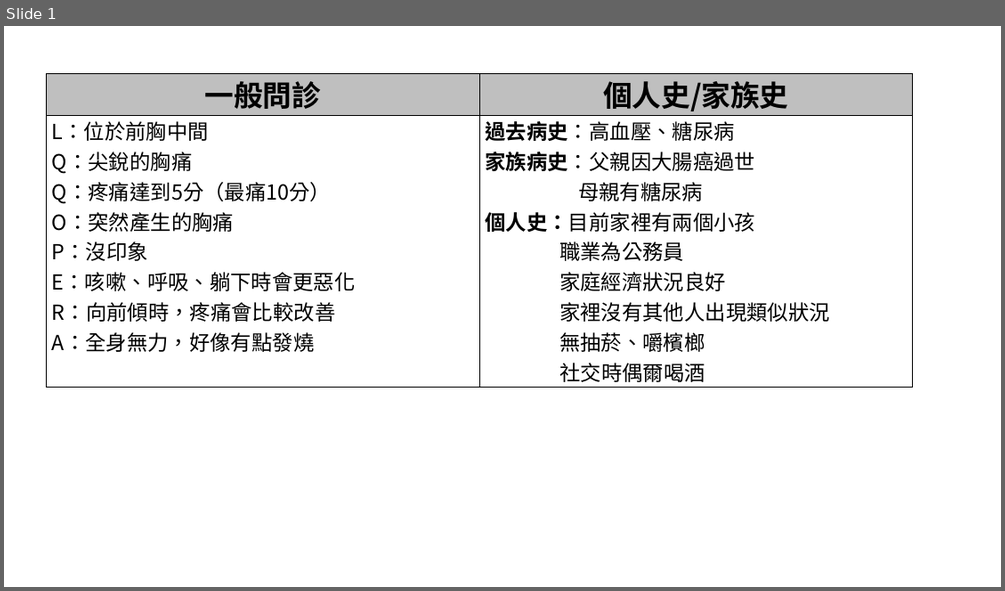
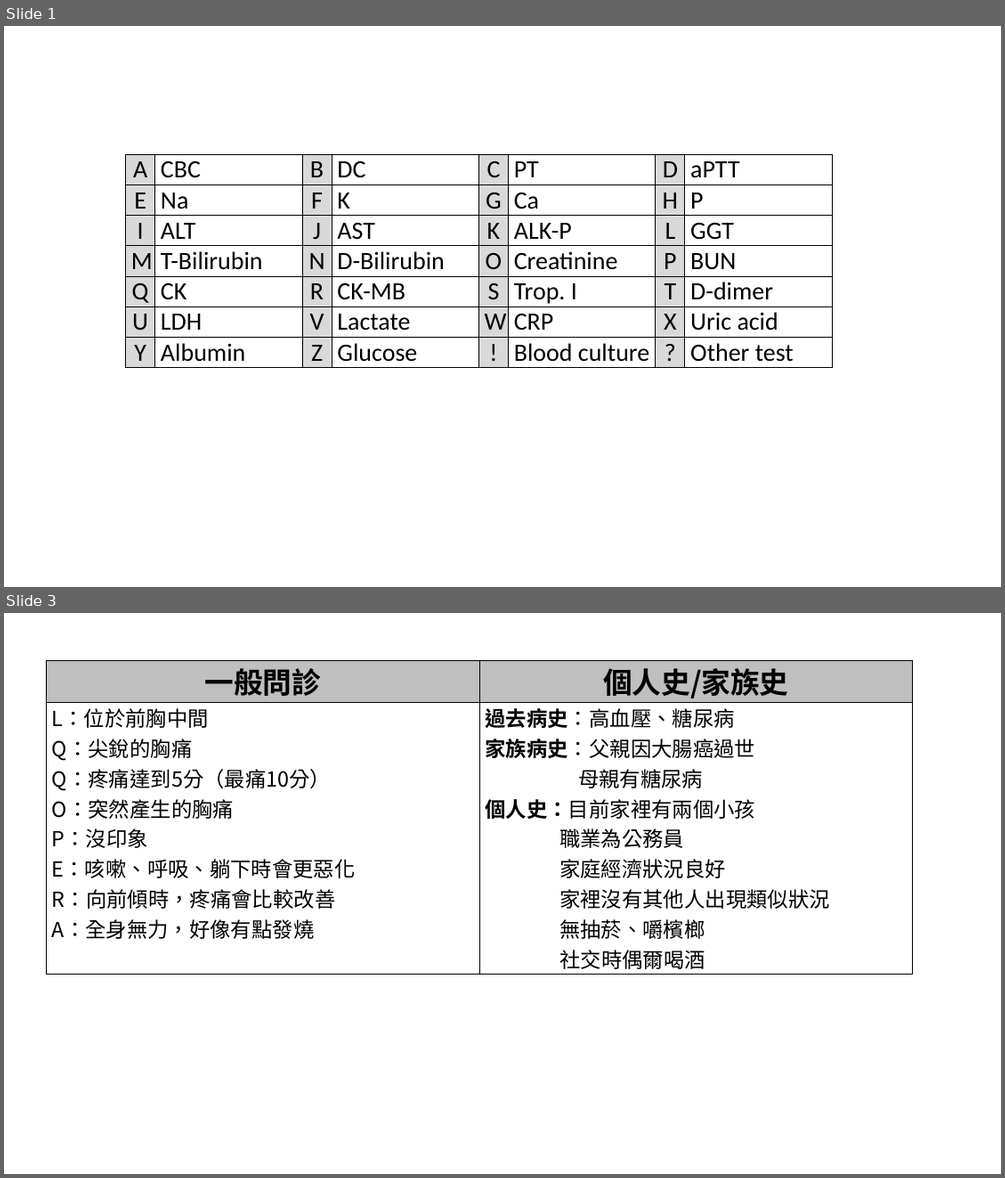
Before and after one commit to CYH16/CaseBot, a slide deck: 原始資料/簡報1.pptx. Shown one above the other, each under a label of ours: slide 1 before the commit, slides 1 and 3 after it; the slides between them are not shown. The pictures are 1005x591 and 1005x1178 pixels, drawn with LibreOffice and Linux fonts; fonts in the diff are those of the drawing. Boxes give left, top, right and bottom in pixels: in the first picture for what was removed or moved away, otherwise in the second. Text is boxed around its words. In the diff, an @@ line names an element or a change of style, - is before the commit and + after.

```diff
--- a/原始資料/簡報1.pptx
+++ b/原始資料/簡報1.pptx
@@ slide 1 added at <box>4,26,1001,587</box>, background #FFFFFF @@
@@ table added at <box>126,155,832,365</box>, 7 rows, 8 columns @@
+A | CBC | B | DC | C | PT | D | aPTT
+E | Na | F | K | G | Ca | H | P
+I | ALT | J | AST | K | ALK-P | L | GGT
+M | T-Bilirubin | N | D-Bilirubin | O | Creatinine | P | BUN
+Q | CK | R | CK-MB | S | Trop. I | T | D-dimer
+U | LDH | V | Lactate | W | CRP | X | Uric acid
+Y | Albumin | Z | Glucose | ! | Blood culture | ? | Other test
@@ what was slide 1 is now slide 3 @@
```
Also in this commit, not shown: 1 other slide added, 9 other files.
